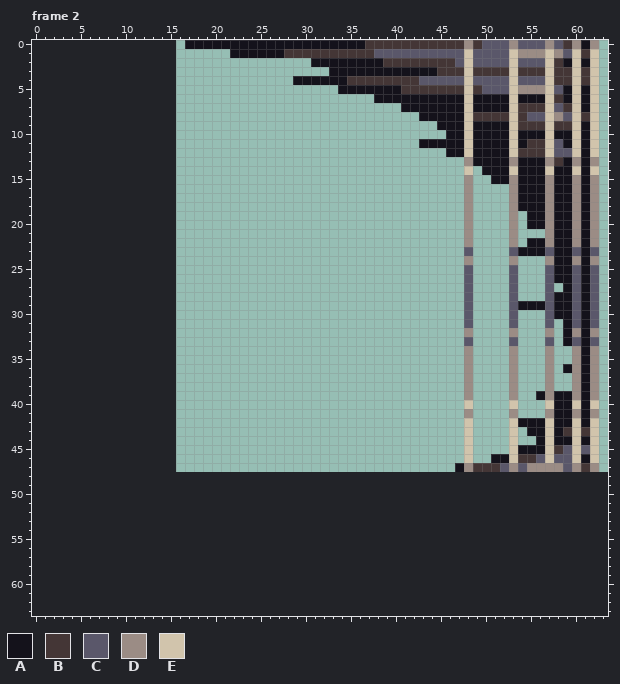
Two versions of one pixel-art file, src/main/resources/assets/wukong/textures/particle/staff.aseprite. The picture above is the old version.
48x48 pixels, 2 frames. Colours within 5 levels of each other are drawn and written as one. Shown: frame 2. The old version is drawn lined up with the new one, on the new canvas. The commit also changed other frames, which this record leaves out.
Visible layers, top first: "图层 1", "Layer".
Palette (. is transparent): A #14121b  B #443636  C #5a576a  D #9b8c85  E #d1c4ac
Pixels before, frame 2 (only the part around the change), first column x 16:
 0 .AAAAAAAAAAAAAAAAAAAABBBBBBBBBBBDBCCCDCCCDCBDAD.
 1 ......AAAAAABBBBBBBBBBCCCCCCCCCCECCCCEDDDEDCEBE.
 2 ...............AAAAAAAABBBBBBBBCECCCCECCCEBAEAE.
 3 .................AAAAAAAAAAAABBBEBBBBEBBBEBBEBE.
 4 .............AAAAAABBBBBBBBCCCCCECCCCECCCEBBEBE.
 5 ..................AAAAAAABBBBBBBEBCCCEDDDECAEAE.
 6 ......................AAAAAAAAAAEAAAAEAAAEBAEAE.
 7 .........................AAAAAAAEAAAAEBBBECBEAE.
 8 ...........................AAAAAEBBBBEBCCEDCEBE.
 9 .............................AAAEAAAAEBBBEBBEAE.
10 ..............................AAEAAAAEAAAEAAEAE.
11 ...........................AAAAAEAAAAEABBECAEAE.
12 ..............................AAEAAAAEBBBECCEAE.
13 ................................DAAAADAAADBADAD.
14 ................................E.AAAEAAAEAAEAE.
15 ................................D..AADAAADAADAD.
16 ................................D....DAAADAADAD.
17 ................................D....DAAADAADAD.
18 ................................D....DAAADAADAD.
19 ................................D....D.AADAADAD.
20 ................................D....D.AADAADAD.
21 ................................D....D...DAADAD.
22 ................................D....D.AADAADAD.
23 ................................C....CAAACAACAC.
24 ................................D....D...DAADAD.
25 ................................C....C...CAACAC.
26 ................................C....C...CAACAC.
27 ................................C....C...C.ACAC.
28 ................................C....C...CAACAC.
29 ................................C....CAAACAACAC.
30 ................................C....C...CAACAC.
31 ................................C....C...C.ACAC.
32 ................................D....D...D.ADAD.
33 ................................C....C...C.ACAC.
34 ................................D....D...D..DAD.
35 ................................D....D...D..DAD.
36 ................................D....D...D.ADAD.
37 ................................D....D...D..DAD.
38 ................................D....D...D..DAD.
39 ................................D....D..ADAADAD.
40 ................................E....E...EAAEAE.
41 ................................D....D...DAADAD.
42 ................................E....EAAAEAAEAE.
43 ................................E....E.AAEABEBE.
44 ................................E....E..AEAAEAE.
45 ................................E....EAAAEBCECE.
46 ................................E..AAEBBCECCEAE.
47 ...............................ADBBBCDCDDDDCDBD.
48 ................................................
49 ................................................
50 ................................................
51 ................................................
52 ................................................
53 ................................................
54 ................................................
55 ................................................
56 ................................................
57 ................................................
58 ................................................
59 ................................................
60 ................................................
61 ................................................
62 ................................................
63 ................................................
After:
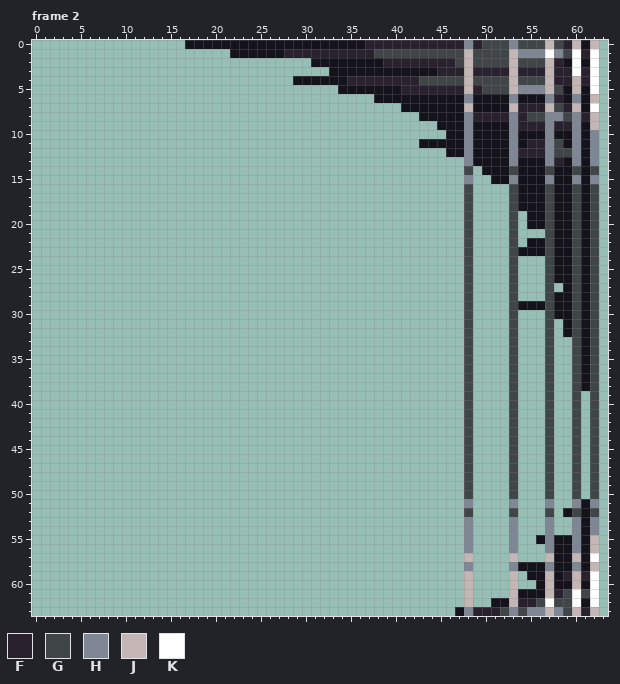
Colours new in this view: F #2a212e  G #404548  H #7f8795  J #c4b6b4  K #ffffff
Change:
canvas 48x48 -> 64x64, the old top-left corner now at 16,0
Changed rows in their new state; - is an unchanged pixel.
Frame 2:
first column x 28:
 0 ---------FFFFFFFFFFFHFGGGHGGGJGFJ-J
 1 FFFFFFFFFFGGGGGGGGGGJGGGGJHHHKHGKFK
 2 -----------FFFFFFFFGJGGGGJGGGJF-K-K
 3 -----------------FFFJFFFFJFFFJFFKFK
 4 -------FFFFFFFFGGGGGJGGGGJGGGJFFJFK
 5 -------------FFFFFFFJFGGGJHHHJG-J-K
 6 --------------------H----H---HF-H-J
 7 --------------------J----JFFFJGFJ-K
 8 --------------------HFFFFHFGGHHGHFJ
 9 --------------------H----HFFFHFFH-J
10 --------------------H----H---H--H-H
11 --------------------H----H-FFHG-H-H
12 --------------------H----HFFFHGGH-H
13 --------------------H----H---HF-H-H
14 --------------------G----G---G--G-G
15 --------------------H----H---H--H-H
16 --------------------G----G---G--G-G
17 --------------------G----G---G--G-G
18 --------------------G----G---G--G-G
19 --------------------G----G---G--G-G
20 --------------------G----G---G--G-G
21 --------------------G----G---G--G-G
22 --------------------G----G---G--G-G
23 --------------------G----G---G--G-G
24 --------------------G----G---G--G-G
25 --------------------G----G---G--G-G
26 --------------------G----G---G--G-G
27 --------------------G----G---G--G-G
28 --------------------G----G---G--G-G
29 --------------------G----G---G--G-G
30 --------------------G----G---G--G-G
31 --------------------G----G---G--G-G
32 --------------------G----G---G--G-G
33 --------------------G----G---G-.G-G
34 --------------------G----G---G--G-G
35 --------------------G----G---G--G-G
36 --------------------G----G---G-.G-G
37 --------------------G----G---G--G-G
38 --------------------G----G---G--G-G
39 --------------------G----G--.G..G.G
40 --------------------G----G---G..G.G
41 --------------------G----G---G..G.G
42 --------------------G----G...G..G.G
43 --------------------G----G-..G..G.G
44 --------------------G----G--.G..G.G
45 --------------------G----G...G..G.G
46 --------------------G--..G...G..G.G
47 -------------------.G....G...G..G.G
48 --------------------G----G---G--G-G
49 --------------------G----G---G--G-G
50 --------------------G----G---G--G-G
51 --------------------H----H---H--HAH
52 --------------------G----G---G-AGAG
53 --------------------H----H---H--HAH
54 --------------------H----H---H--HAH
55 --------------------H----H--AHAAHAJ
56 --------------------H----H---HAAHAJ
57 --------------------J----J---JAAJAK
58 --------------------H----HAAAHAAHAJ
59 --------------------J----J-AAJAFJFK
60 --------------------J----J--AJAAJAK
61 --------------------J----JAAAJFGKGK
62 --------------------J--AAJFFGKGGKAK
63 -------------------AHFFFGHGHHJHGJFJ
Where, in picture pixels (left, top, right, bottom), the same in both pictures:
changed: (284, 40, 599, 616)
